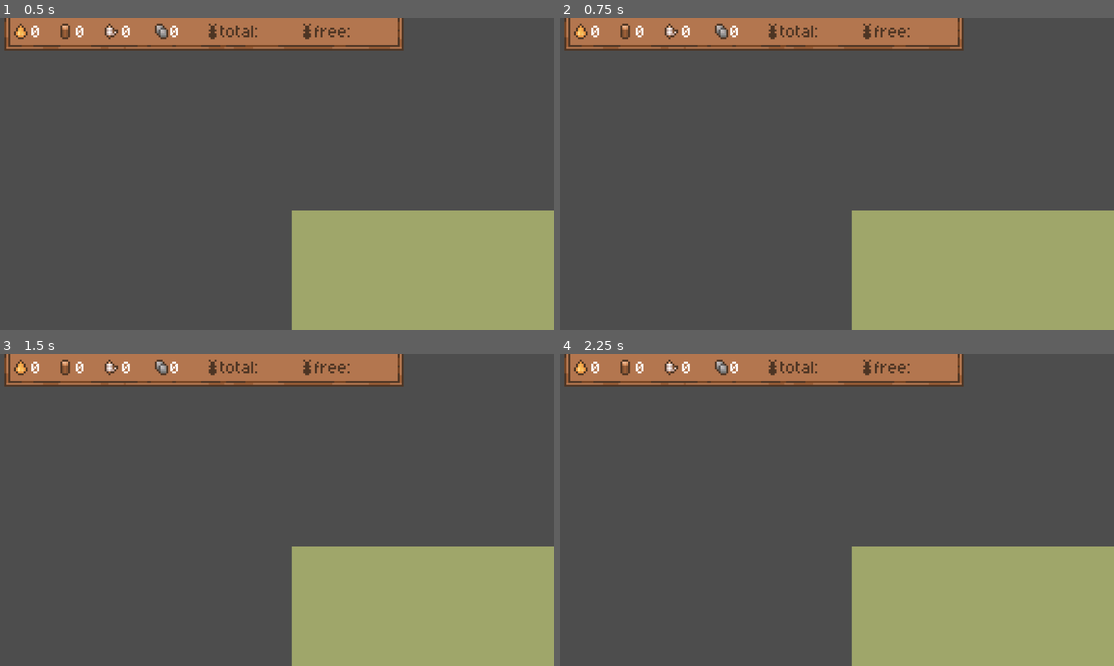
Above: before the commit, frames 1-4 (two rows, left to right).
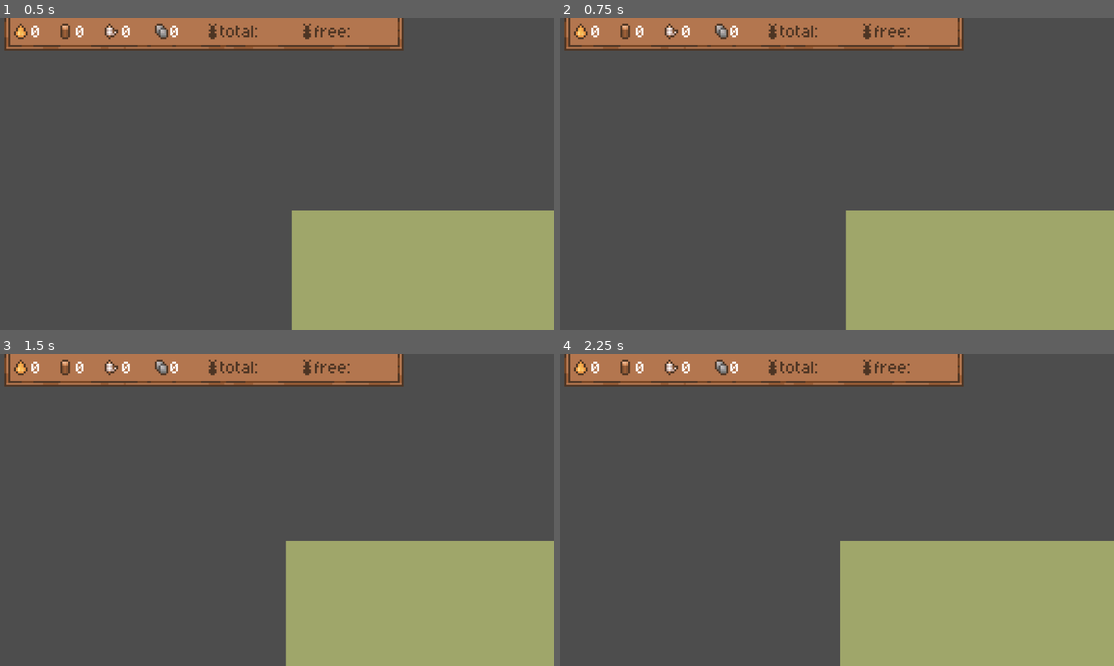
Above: after the commit, the same moments.

Repository: akamikado/brainless-jam
Game: Godot game, scene res://Nodes/main.tscn
The game is run twice, just before and just after one commit, with the same random seed, the same clock (stepped at 60 frames per second) and the same inputs.
Inputs (mouse positions are in pixels of both pictures, inside the frame that each line leads up to):
- Up to frame 1 (0.5 s): no input
- Up to frame 2 (0.75 s): tap Enter at 0.5 s; move the mouse to (604, 33) at 0.52 s; hold D from 0.53 s (still down); click (604, 33) at 0.67 s
- Up to frame 3 (1.5 s): tap Space at 1.25 s; move the mouse to (88, 369) at 1.27 s; release D at 1.28 s; hold S from 1.28 s (still down); click (88, 369) at 1.42 s
- Up to frame 4 (2.25 s): tap Enter at 2 s; move the mouse to (692, 369) at 2.02 s; release S at 2.03 s; hold D from 2.03 s (still down); click (692, 369) at 2.17 s

Frame 1 is identical in both runs. In frame 2, 0.4% of the frame differs, in the area x 51-53%, y 61-100%; in frame 3, 1.3%; in frame 4, 1.7%, in the area x 50-100%, y 59-100%.
Error before the commit: Parse Error: Used space character for indentation instead of tab as used before in the file. (res://Scripts/camera-controls.gd:26)

Commit message:
wrong indentation

Diff:
--- a/Scripts/camera-controls.gd
+++ b/Scripts/camera-controls.gd
@@ -23,7 +23,7 @@
 		match event.button_index:
 			MOUSE_BUTTON_WHEEL_UP:
 				camera_speed = max(3, camera_speed - 5)
-        var zoom_pos = get_global_mouse_position()
+				var zoom_pos = get_global_mouse_position()
 				zoom_at(zoom_pos, zoom.x * 1.2)
 			MOUSE_BUTTON_WHEEL_DOWN:
 				camera_speed += 5
